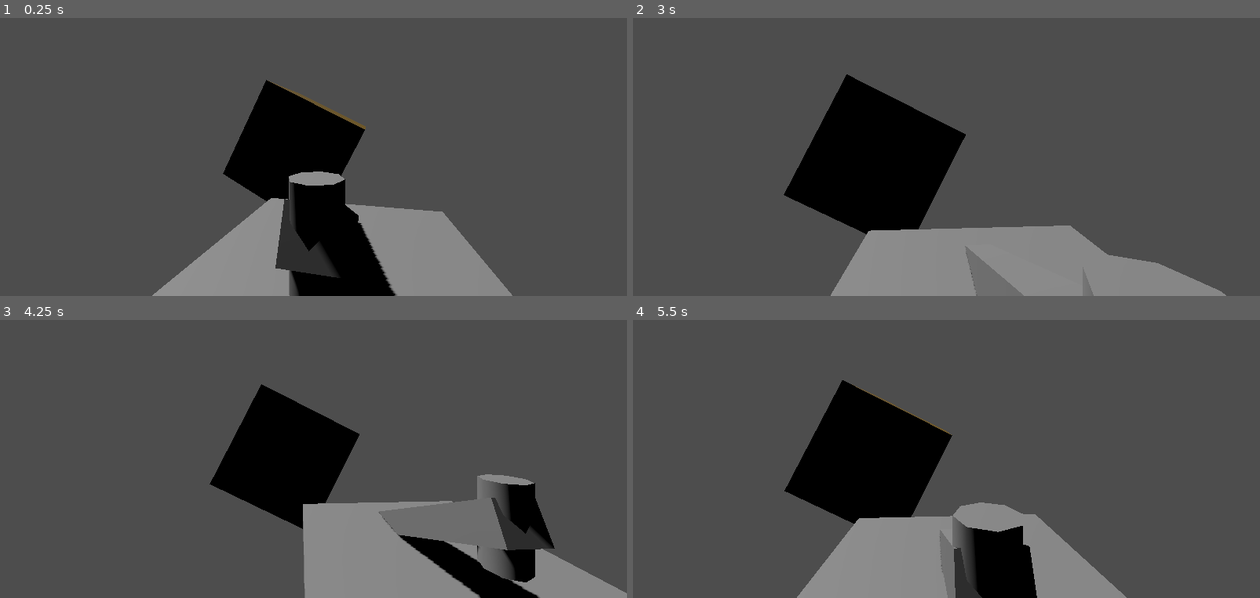
Above: before the commit, frames 1-4 (two rows, left to right).
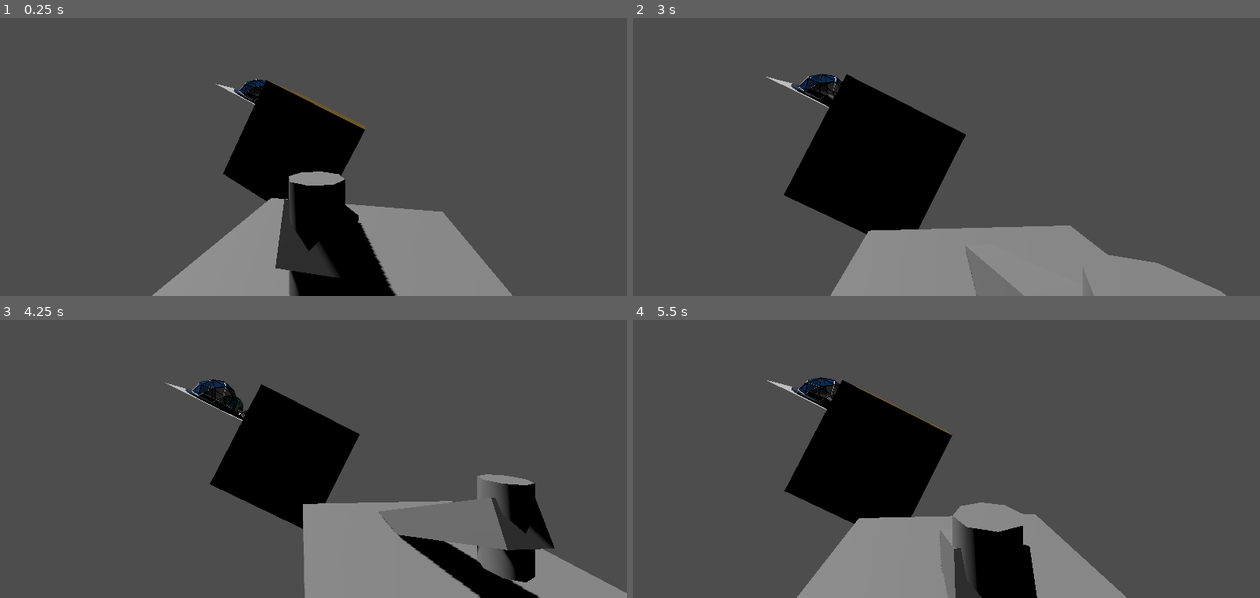
Above: after the commit, the same moments.

Repository: jjf2009/Nasa-Hackathon-2025-
Game: Godot game, scene res://scenes/playtest.tscn
The game is run twice, just before and just after one commit, with the same random seed, the same clock (stepped at 60 frames per second) and the same inputs. Before the commit the project has no main scene; this scene is started directly in both runs.
Inputs (mouse positions are in pixels of both pictures, inside the frame that each line leads up to):
- Up to frame 1 (0.25 s): no input
- Up to frame 2 (3 s): tap Enter at 0.5, 2.75 s; move the mouse to (940, 126) at 0.52 s; hold W (up) 0.53-2.78 s; click (940, 126) at 0.6 s; move the mouse to (990, 123) at 1.27 s; right-click (990, 123) at 1.35 s; tap Space (ascend) at 2 s; move the mouse to (896, 115) at 2.02 s; hold Space (ascend) 2.03-2.78 s; move the mouse to (952, 120) at 2.77 s; hold A (left) from 2.78 s (still down); tap B (modes) at 2.85 s; click (952, 120) at 2.92 s
- Up to frame 3 (4.25 s): move the mouse to (219, 333) at 3.52 s; release A (left) at 3.53 s; hold S (down) from 3.53 s (still down); tap H at 3.6 s
- Up to frame 4 (5.5 s): move the mouse to (1084, 403) at 4.27 s; release S (down) at 4.28 s; hold D (right) 4.28-5.03 s; tap J at 4.35 s; move the mouse to (821, 439) at 5.02 s; hold W (up) from 5.03 s (still down); tap K at 5.1 s; click (821, 439) at 5.17 s

The runs differ from the first frame. In frame 1, 0.3% of the frame differs, in the area x 34-43%, y 21-32%; in frame 2, 0.6%; in frame 3, 0.7%, in the area x 26-40%, y 21-37%; in frame 4, 0.5%.

Commit message:
scenes and stuff

Diff:
--- a/space-habitat-builder-/project.godot
+++ b/space-habitat-builder-/project.godot
@@ -11,6 +11,7 @@
 [application]
 
 config/name="Space Habitat Builder"
+run/main_scene="uid://8tggcmkshkfj"
 config/features=PackedStringArray("4.5", "Forward Plus")
 config/icon="res://icon.svg"
 
--- /dev/null
+++ b/space-habitat-builder-/scenes/medical_room.tscn
@@ -0,0 +1,8 @@
+[gd_scene load_steps=2 format=3 uid="uid://5lta2f0o7xx8"]
+
+[ext_resource type="PackedScene" uid="uid://dytoiqif5bkc4" path="res://blender_habitats/medical.glb" id="1_dvxct"]
+
+[node name="medical_room" type="Node3D"]
+
+[node name="medical" parent="." instance=ExtResource("1_dvxct")]
+transform = Transform3D(1, 0, 0, 0, 1, 0, 0, 0, 1, -2.125607, 0, -4.5471783)
--- /dev/null
+++ b/space-habitat-builder-/scenes/plant.tscn
@@ -0,0 +1,20 @@
+[gd_scene load_steps=4 format=3 uid="uid://y3n70rm6s6c5"]
+
+[ext_resource type="PackedScene" uid="uid://ckwt518pq3x6h" path="res://blender_assets/space_plant.glb" id="1_fi0kw"]
+
+[sub_resource type="PhysicsMaterial" id="PhysicsMaterial_odjdt"]
+
+[sub_resource type="BoxShape3D" id="BoxShape3D_a88lo"]
+size = Vector3(1.4946289, 2.1141357, 1)
+
+[node name="plant" type="Node3D"]
+
+[node name="space_plant" parent="." instance=ExtResource("1_fi0kw")]
+transform = Transform3D(1, 0, 0, 0, 1, 0, 0, 0, 1, -0.17020035, 0, -0.5073118)
+
+[node name="StaticBody3D" type="StaticBody3D" parent="space_plant"]
+physics_material_override = SubResource("PhysicsMaterial_odjdt")
+
+[node name="CollisionShape3D" type="CollisionShape3D" parent="space_plant/StaticBody3D"]
+transform = Transform3D(0.25, 0, 0, 0, 0.25, 0, 0, 0, 0.25, -0.24731445, 0.5570679, 0)
+shape = SubResource("BoxShape3D_a88lo")
--- /dev/null
+++ b/space-habitat-builder-/scenes/sleeping_area.tscn
@@ -0,0 +1,19 @@
+[gd_scene load_steps=4 format=3 uid="uid://c0r80v2mq0q1x"]
+
+[ext_resource type="PackedScene" uid="uid://pmmgiyw7oyy0" path="res://blender_habitats/habitat_dome.glb" id="1_na4g5"]
+
+[sub_resource type="PhysicsMaterial" id="PhysicsMaterial_xa7j7"]
+
+[sub_resource type="SphereShape3D" id="SphereShape3D_llqax"]
+radius = 2.9619253
+
+[node name="Node3D" type="Node3D"]
+
+[node name="habitat_dome" parent="." instance=ExtResource("1_na4g5")]
+transform = Transform3D(1, 0, 0, 0, 1, 0, 0, 0, 1, -0.25414515, 0, -0.3105514)
+
+[node name="StaticBody3D" type="StaticBody3D" parent="habitat_dome"]
+physics_material_override = SubResource("PhysicsMaterial_xa7j7")
+
+[node name="CollisionShape3D" type="CollisionShape3D" parent="habitat_dome/StaticBody3D"]
+shape = SubResource("SphereShape3D_llqax")
--- a/space-habitat-builder-/scenes/snappytest.tscn
+++ b/space-habitat-builder-/scenes/snappytest.tscn
@@ -1,6 +1,10 @@
-[gd_scene load_steps=6 format=3 uid="uid://8tggcmkshkfj"]
+[gd_scene load_steps=12 format=3 uid="uid://8tggcmkshkfj"]
 
 [ext_resource type="PackedScene" uid="uid://c5cpdrfulu5f8" path="res://scenes/snap.tscn" id="1_uubix"]
+[ext_resource type="PackedScene" uid="uid://c0r80v2mq0q1x" path="res://scenes/sleeping_area.tscn" id="2_3w60q"]
+[ext_resource type="PackedScene" uid="uid://bv74k2qrgpobc" path="res://blender_habitats/FinalMoonTerrain.glb" id="3_avjlf"]
+[ext_resource type="PackedScene" uid="uid://5lta2f0o7xx8" path="res://scenes/medical_room.tscn" id="4_avjlf"]
+[ext_resource type="PackedScene" uid="uid://ckwt518pq3x6h" path="res://blender_assets/space_plant.glb" id="4_hdjgn"]
 
 [sub_resource type="GDScript" id="GDScript_uubix"]
 script/source = "extends Node3D
@@ -86,6 +90,10 @@
 
 [sub_resource type="BoxShape3D" id="BoxShape3D_83adf"]
 
+[sub_resource type="PhysicsMaterial" id="PhysicsMaterial_6d1ge"]
+
+[sub_resource type="WorldBoundaryShape3D" id="WorldBoundaryShape3D_tslxo"]
+
 [node name="boxtest" type="Node3D" groups=["BBox"]]
 script = SubResource("GDScript_uubix")
 
@@ -104,3 +112,54 @@
 [node name="CollisionShape3D" type="CollisionShape3D" parent="Area3D"]
 transform = Transform3D(10, 0, 0, 0, 10, 0, 0, 0, 10, 0, 0.0726099, 0)
 shape = SubResource("BoxShape3D_83adf")
+
+[node name="Node3D" parent="." instance=ExtResource("2_3w60q")]
+transform = Transform3D(1, 0, 0, 0, 1, 0, 0, 0, 1, 28.76823, -1.5363239, -8.329141)
+
+[node name="FinalMoonTerrain" parent="." instance=ExtResource("3_avjlf")]
+transform = Transform3D(10, 0, 0, 0, 9.999917, 0.04066606, 0, -0.04066606, 9.999917, 25.82327, -1.0231218, -14.920758)
+
+[node name="StaticBody3D" type="StaticBody3D" parent="FinalMoonTerrain"]
+physics_material_override = SubResource("PhysicsMaterial_6d1ge")
+
+[node name="CollisionShape3D" type="CollisionShape3D" parent="FinalMoonTerrain/StaticBody3D"]
+shape = SubResource("WorldBoundaryShape3D_tslxo")
+
+[node name="medical_room" parent="FinalMoonTerrain/StaticBody3D" instance=ExtResource("4_avjlf")]
+transform = Transform3D(0.025, 0, 0, 0, 0.02499979, -0.00010166514, 0, 0.00010166514, 0.02499979, -0.3664024, 0.0029955432, -0.1680454)
+
+[node name="Node3D2" parent="." instance=ExtResource("2_3w60q")]
+transform = Transform3D(1, 0, 0, 0, 1, 0, 0, 0, 1, 32.15735, -0.9034195, -17.128046)
+
+[node name="Node3D3" parent="." instance=ExtResource("2_3w60q")]
+transform = Transform3D(0.99906325, 0.0243835, -0.035747617, -0.025434427, 0.9992485, -0.029244438, 0.03500767, 0.030126274, 0.9989328, 20.350887, -1.1129389, -8.332826)
+
+[node name="space_plant" parent="." instance=ExtResource("4_hdjgn")]
+transform = Transform3D(0.25, 0, 0, 0, 0.25, 0, 0, 0, 0.25, 22.08572, -1.0008953, -7.4058847)
+
+[node name="space_plant2" parent="." instance=ExtResource("4_hdjgn")]
+transform = Transform3D(0.25, 0, 0, 0, 0.24986255, -0.008288795, 0, 0.008288795, 0.24986255, 27.925892, -1.0144148, -6.452832)
+
+[node name="space_plant3" parent="." instance=ExtResource("4_hdjgn")]
+transform = Transform3D(0.2495321, 0, -0.015288265, 0, 0.25, 0, 0.015288265, 0, 0.2495321, 18.36481, -1.0457147, -9.106936)
+
+[node name="space_plant4" parent="." instance=ExtResource("4_hdjgn")]
+transform = Transform3D(-0.24513313, 0, -0.049089212, 0, 0.25, 0, 0.049089212, 0, -0.24513313, 21.924013, -0.97564757, -9.371447)
+
+[node name="space_plant5" parent="." instance=ExtResource("4_hdjgn")]
+transform = Transform3D(-0.24513313, 0, -0.049089212, 0, 0.25, 0, 0.049089212, 0, -0.24513313, 19.841324, -1.003808, -10.217992)
+
+[node name="space_plant6" parent="." instance=ExtResource("4_hdjgn")]
+transform = Transform3D(0.25, 0, 0, 0, 0.25, 0, 0, 0, 0.25, 29.866352, -1.0008953, -7.4058847)
+
+[node name="space_plant7" parent="." instance=ExtResource("4_hdjgn")]
+transform = Transform3D(0.25, 0, 0, 0, 0.25, 0, 0, 0, 0.25, 20.319618, -1.0144148, -6.452832)
+
+[node name="space_plant8" parent="." instance=ExtResource("4_hdjgn")]
+transform = Transform3D(0.2495321, 0, -0.015288265, 0, 0.25, 0, 0.015288265, 0, 0.2495321, 26.432386, -1.0457147, -9.106936)
+
+[node name="space_plant9" parent="." instance=ExtResource("4_hdjgn")]
+transform = Transform3D(-0.24513313, 0, -0.049089212, 0, 0.25, 0, 0.049089212, 0, -0.24513313, 30.366568, -0.97564757, -9.371447)
+
+[node name="space_plant10" parent="." instance=ExtResource("4_hdjgn")]
+transform = Transform3D(-0.24513313, 0, -0.049089212, 0, 0.25, 0, 0.049089212, 0, -0.24513313, 27.88863, -1.003808, -10.217992)
Binary file added: space-habitat-builder-/blender_assets/space_plant.glb
Not shown, added: space-habitat-builder-/blender_assets/space_plant.glb.import
Binary file added: space-habitat-builder-/blender_assets/space_plant_leaves.jpg
Not shown, added: space-habitat-builder-/blender_assets/space_plant_leaves.jpg.import
Binary file added: space-habitat-builder-/blender_habitats/FinalMoonTerrain.glb
Not shown, added: space-habitat-builder-/blender_habitats/FinalMoonTerrain.glb.import
Not shown, changed: space-habitat-builder-/blender_assets/space_plant.blend
Not shown, changed: space-habitat-builder-/blender_assets/space_plant.blend1
